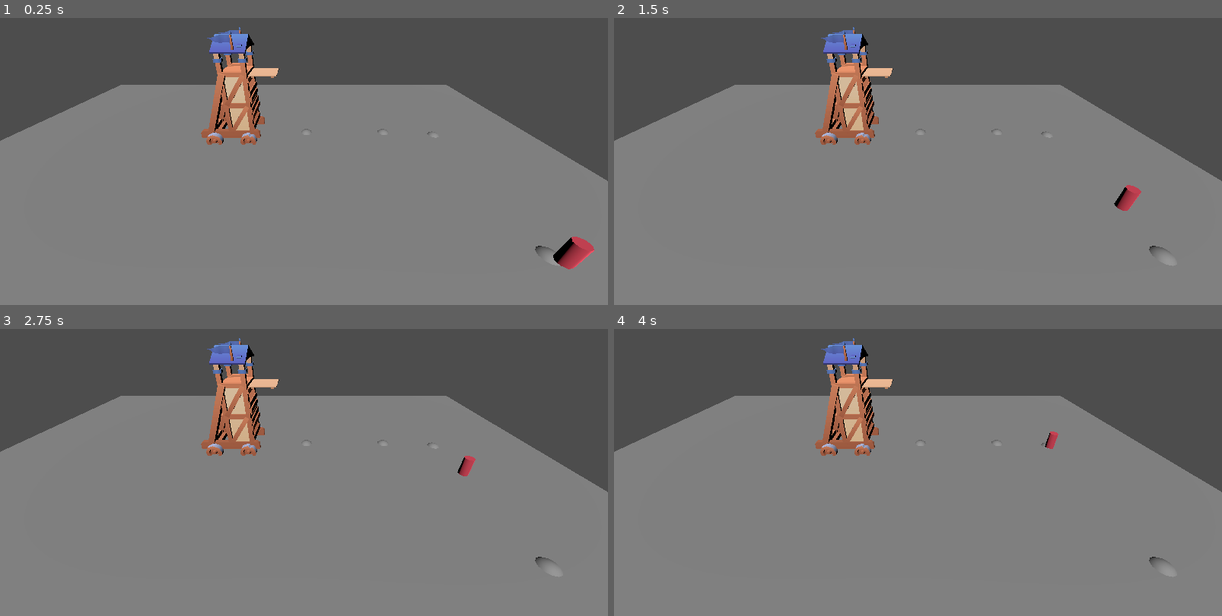
Above: before the commit, frames 1-4 (two rows, left to right).
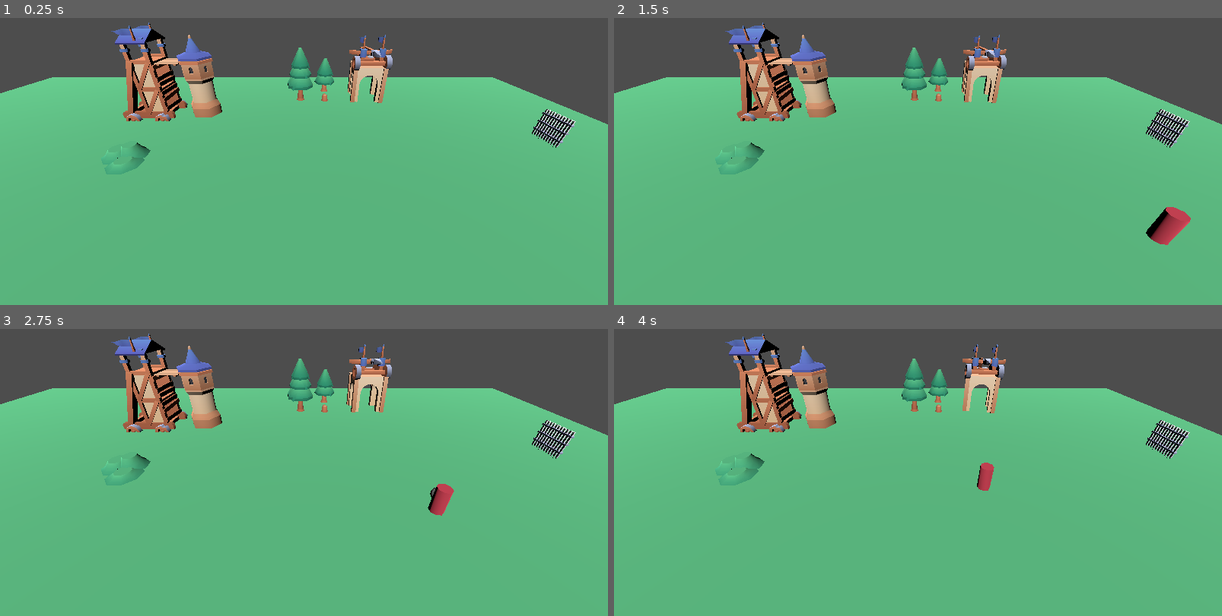
Above: after the commit, the same moments.

Repository: Kyn21kx/GMTK-2025
Game: Godot game, scene res://main.tscn
Two runs of this game, one before a commit and one after it. Both use one fixed random seed, a clock stepped at 60 frames per second and the inputs below.
Inputs:
- Up to frame 1 (0.25 s): no input
- Up to frame 2 (1.5 s): no input
- Up to frame 3 (2.75 s): no input
- Up to frame 4 (4 s): no input

The runs differ from the first frame. In frame 1, 81% of the frame differs, in the area x 0-100%, y 1-100%; in frame 2, 81%; in frame 3, 81%; in frame 4, 81%.

Commit message:
Add a turret

Diff:
--- a/main.tscn
+++ b/main.tscn
@@ -1,17 +1,13 @@
-[gd_scene load_steps=8 format=3 uid="uid://dkrek85drmrcm"]
+[gd_scene load_steps=7 format=3 uid="uid://dkrek85drmrcm"]
 
 [ext_resource type="Script" uid="uid://cpoq0jx7ynmx4" path="res://scripts/beat_manager.gd" id="1_ig7tw"]
 [ext_resource type="Script" uid="uid://cvwfp2oi3vfgt" path="res://scripts/tower_commands.gd" id="2_0xm2m"]
 [ext_resource type="PackedScene" uid="uid://ekvd4x362un0" path="res://models/kenney_castle-kit/Models/GLB format/siege-tower.glb" id="3_h2yge"]
-[ext_resource type="Material" uid="uid://d4ik1bnmnhg5v" path="res://models/kenney_castle-kit/Models/Materials/TestEnemy.tres" id="4_1bvp3"]
-[ext_resource type="Script" uid="uid://dun8xsv61o271" path="res://scripts/path_follow.gd" id="4_7mycd"]
-[ext_resource type="Script" uid="uid://bnih7bnqa04rc" path="res://scripts/damageable.gd" id="5_lquwl"]
+[ext_resource type="PackedScene" uid="uid://b1y3alau8s1yk" path="res://scenes/enemy.tscn" id="4_lquwl"]
+[ext_resource type="PackedScene" uid="uid://cmtc0ktsl0hol" path="res://scenario.tscn" id="6_7mycd"]
+[ext_resource type="PackedScene" uid="uid://bj00uy7063ljh" path="res://scenes/turret_ballista.tscn" id="7_272bh"]
 
-[sub_resource type="CylinderShape3D" id="CylinderShape3D_lquwl"]
-height = 0.4
-radius = 0.1
-
-[node name="Node3D" type="Node3D"]
+[node name="Main" type="Node3D"]
 
 [node name="BeatManager" type="Node" parent="."]
 script = ExtResource("1_ig7tw")
@@ -26,13 +22,13 @@
 use_collision = true
 
 [node name="Camera3D" type="Camera3D" parent="."]
-transform = Transform3D(1, 0, 0, 0, 0.855699, 0.517475, 0, -0.517475, 0.855699, 0.862187, 3.20243, 4.26671)
+transform = Transform3D(1, 0, 0, 0, 0.855698, 0.517475, 0, -0.517475, 0.855698, 0.862187, 3.20243, 5.36622)
 
 [node name="DirectionalLight3D" type="DirectionalLight3D" parent="."]
 transform = Transform3D(0.970197, 0.241975, -0.0128731, -0.154515, 0.658702, 0.736367, 0.186662, -0.712432, 0.67646, 1.44224, 0.776473, 0.413263)
 
 [node name="siege-tower2" parent="." instance=ExtResource("3_h2yge")]
-transform = Transform3D(1, 0, 0, 0, 1, 0, 0, 0, 1, -0.736527, 0, -0.942249)
+transform = Transform3D(1, 0, 0, 0, 1, 0, 0, 0, 1, -3.45763, 0, -0.942249)
 
 [node name="CSGSphere3D" type="CSGSphere3D" parent="siege-tower2"]
 radius = 0.2
@@ -53,18 +49,12 @@
 transform = Transform3D(1, 0, 0, 0, 1, 0, 0, 0, 1, 5.03892, 0, 3.41285)
 radius = 0.2
 
-[node name="Enemy" type="CharacterBody3D" parent="." node_paths=PackedStringArray("_waypoint_parent", "_visuals")]
-transform = Transform3D(1, 0, 0, 0, 1, 0, 0, 0, 1, 4.30349, 0.424428, 2.643)
-script = ExtResource("4_7mycd")
+[node name="Enemy" parent="." node_paths=PackedStringArray("_waypoint_parent") instance=ExtResource("4_lquwl")]
+transform = Transform3D(1, 0, 0, 0, 1, 0, 0, 0, 1, 4.36675, 1.06593, 4.24115)
 _waypoint_parent = NodePath("../siege-tower2")
-_visuals = NodePath("EnemyTest")
 
-[node name="EnemyTest" type="CSGCylinder3D" parent="Enemy"]
-transform = Transform3D(0.2, 0, 0, 0, 0.2, 0, 0, 0, 0.2, 0, 0, 0)
-material_override = ExtResource("4_1bvp3")
+[node name="TurretBallista" parent="." instance=ExtResource("7_272bh")]
+transform = Transform3D(-0.997168, 0, 0.075205, 0, 1, 0, -0.075205, 0, -0.997168, 2.74007, 0.590283, -1.24382)
 
-[node name="Damageable" type="Node" parent="Enemy/EnemyTest"]
-script = ExtResource("5_lquwl")
-
-[node name="CollisionShape3D" type="CollisionShape3D" parent="Enemy"]
-shape = SubResource("CylinderShape3D_lquwl")
+[node name="Scenario" parent="." instance=ExtResource("6_7mycd")]
+transform = Transform3D(1, 0, 0, 0, 1, 0, 0, 0, 1, -1.16527, 0.0718123, 4.6856)
--- a/scenario.tscn
+++ b/scenario.tscn
@@ -7,7 +7,6 @@
 [ext_resource type="PackedScene" uid="uid://cqegsy0jt1x5k" path="res://models/kenney_castle-kit/Models/GLB format/metal-gate.glb" id="5_vlxiu"]
 [ext_resource type="PackedScene" uid="uid://bheptiaeqp1ae" path="res://models/kenney_castle-kit/Models/GLB format/rocks-large.glb" id="6_jvpr7"]
 [ext_resource type="PackedScene" uid="uid://cc12fit2e3oe8" path="res://models/kenney_castle-kit/Models/GLB format/rocks-small.glb" id="7_bvkh7"]
-[ext_resource type="PackedScene" uid="uid://d3goiofbq1y77" path="res://models/kenney_castle-kit/Models/GLB format/siege-ballista.glb" id="8_kcrnp"]
 [ext_resource type="PackedScene" uid="uid://ch13edksouxk0" path="res://models/kenney_castle-kit/Models/GLB format/tower-hexagon-base.glb" id="9_8rdjq"]
 [ext_resource type="PackedScene" uid="uid://c0noq3qd10qex" path="res://models/kenney_castle-kit/Models/GLB format/tower-hexagon-mid.glb" id="10_4mdkb"]
 [ext_resource type="PackedScene" uid="uid://bqgr6ice4cinc" path="res://models/kenney_castle-kit/Models/GLB format/tower-hexagon-roof-secondary.glb" id="11_d5q3b"]
@@ -67,9 +66,6 @@
 [node name="rocks-small4" parent="." instance=ExtResource("7_bvkh7")]
 transform = Transform3D(0.108121, 0, -0.994138, 0, 1, 0, 0.994138, 0, 0.108121, 4.40994, 0.126819, 4.38157)
 
-[node name="siege-ballista2" parent="." instance=ExtResource("8_kcrnp")]
-transform = Transform3D(1, 0, 0, 0, 1, 0, 0, 0, 1, -0.630556, 0.126819, 3.09104)
-
 [node name="Tower" type="Node3D" parent="."]
 transform = Transform3D(1, 0, 0, 0, 1, 0, 0, 0, 1, -0.970309, 0.133521, -5.62676)
 
--- /dev/null
+++ b/scenes/enemy.tscn
@@ -0,0 +1,23 @@
+[gd_scene load_steps=5 format=3 uid="uid://b1y3alau8s1yk"]
+
+[ext_resource type="Script" uid="uid://dun8xsv61o271" path="res://scripts/path_follow.gd" id="1_4ra3w"]
+[ext_resource type="Material" uid="uid://d4ik1bnmnhg5v" path="res://models/kenney_castle-kit/Models/Materials/TestEnemy.tres" id="2_5uy6h"]
+[ext_resource type="Script" uid="uid://bnih7bnqa04rc" path="res://scripts/damageable.gd" id="3_c4w8v"]
+
+[sub_resource type="CylinderShape3D" id="CylinderShape3D_lquwl"]
+height = 0.4
+radius = 0.1
+
+[node name="Enemy" type="CharacterBody3D" node_paths=PackedStringArray("_visuals") groups=["enemies"]]
+script = ExtResource("1_4ra3w")
+_visuals = NodePath("EnemyTest")
+
+[node name="Damageable" type="Node" parent="."]
+script = ExtResource("3_c4w8v")
+
+[node name="EnemyTest" type="CSGCylinder3D" parent="."]
+transform = Transform3D(0.2, 0, 0, 0, 0.2, 0, 0, 0, 0.2, 0, 0, 0)
+material_override = ExtResource("2_5uy6h")
+
+[node name="CollisionShape3D" type="CollisionShape3D" parent="."]
+shape = SubResource("CylinderShape3D_lquwl")
--- /dev/null
+++ b/scenes/projectil.tscn
@@ -0,0 +1,21 @@
+[gd_scene load_steps=4 format=3 uid="uid://sucn46hw8pud"]
+
+[ext_resource type="Script" uid="uid://c6nkagrmx6to3" path="res://scripts/projectile.gd" id="1_ad3ug"]
+
+[sub_resource type="SphereMesh" id="SphereMesh_j1gks"]
+radius = 0.1
+height = 0.2
+
+[sub_resource type="SphereShape3D" id="SphereShape3D_ad3ug"]
+radius = 0.1
+
+[node name="Projectil" type="Area3D"]
+script = ExtResource("1_ad3ug")
+
+[node name="MeshInstance3D" type="MeshInstance3D" parent="."]
+mesh = SubResource("SphereMesh_j1gks")
+
+[node name="CollisionShape3D" type="CollisionShape3D" parent="."]
+shape = SubResource("SphereShape3D_ad3ug")
+
+[connection signal="body_entered" from="." to="." method="_on_body_entered"]
--- /dev/null
+++ b/scenes/turret_ballista.tscn
@@ -0,0 +1,30 @@
+[gd_scene load_steps=5 format=3 uid="uid://bj00uy7063ljh"]
+
+[ext_resource type="Script" uid="uid://byqsujql5daa1" path="res://scripts/turret.gd" id="1_322ig"]
+[ext_resource type="PackedScene" uid="uid://cxcrut7llfqxe" path="res://models/kenney_castle-kit/Models/GLB format/tower-square-arch.glb" id="1_fdian"]
+[ext_resource type="PackedScene" uid="uid://d3goiofbq1y77" path="res://models/kenney_castle-kit/Models/GLB format/siege-ballista.glb" id="2_5hpuh"]
+
+[sub_resource type="SphereShape3D" id="SphereShape3D_5hpuh"]
+radius = 5.0
+
+[node name="TurretBallista" type="Node3D" node_paths=PackedStringArray("cooldown_timer", "detection_area", "muzzle")]
+script = ExtResource("1_322ig")
+cooldown_timer = NodePath("CooldownTimer")
+detection_area = NodePath("DetectionArea")
+muzzle = NodePath("Muzzle")
+
+[node name="tower-square-arch2" parent="." instance=ExtResource("1_fdian")]
+
+[node name="siege-ballista2" parent="." instance=ExtResource("2_5hpuh")]
+transform = Transform3D(-0.136839, 0, 0.990593, 0, 1, 0, -0.990593, 0, -0.136839, 0.0510823, 0.922338, 0.0778975)
+
+[node name="DetectionArea" type="Area3D" parent="."]
+
+[node name="CollisionShape3D" type="CollisionShape3D" parent="DetectionArea"]
+shape = SubResource("SphereShape3D_5hpuh")
+
+[node name="Muzzle" type="Marker3D" parent="."]
+transform = Transform3D(1, 0, 0, 0, 1, 0, 0, 0, 1, -0.0565987, 1.34668, -0.955389)
+
+[node name="CooldownTimer" type="Timer" parent="."]
+unique_name_in_owner = true
--- a/scripts/damageable.gd
+++ b/scripts/damageable.gd
@@ -2,9 +2,9 @@
 extends Node
 
 @export
-var _health: int = 100
+var _health: float = 100
 
-func damage(amount: int):
+func damage(amount: float):
 	_health -= amount
 	if (_health <= 0):
 		die()
--- /dev/null
+++ b/scripts/projectile.gd
@@ -0,0 +1,28 @@
+class_name GJProjectile
+extends Area3D
+
+@export var damage: float = 25.0
+@export var speed: float = 20.0
+
+var target: Node3D = null
+
+
+func _physics_process(delta):
+	if not is_instance_valid(target):
+		queue_free()
+		return
+
+	var direction = global_position.direction_to(target.global_position)
+	global_position += direction * speed * delta
+
+
+func _on_body_entered(body: Node3D):
+	if body == target:
+		var damageable: Damageable = body.get_node_or_null("Damageable") as Damageable
+		if not damageable:
+			printerr("Enemy: %s has not a damageable component" %body.get_parent().name)
+			return
+
+		damageable.damage(damage)
+
+	queue_free()
--- /dev/null
+++ b/scripts/turret.gd
@@ -0,0 +1,67 @@
+class_name GJTurret
+extends Node3D
+
+const PROJECTILE_SCENE = preload("res://scenes/projectil.tscn")
+
+@export var damage: float = 25.0
+@export var cooldown_timer: Timer
+@export var detection_area: Area3D
+@export var muzzle: Marker3D
+
+var enemies_in_range: Array = []
+var target: Node3D = null
+var can_shoot: bool = true
+
+
+func _ready():
+	detection_area.body_entered.connect(_on_detection_area_body_entered)
+	detection_area.body_exited.connect(_on_detection_area_body_exited)
+	cooldown_timer.timeout.connect(_on_cooldown_timer_timeout)
+
+
+func _on_detection_area_body_entered(body):
+	if body.is_in_group("enemies"):
+		enemies_in_range.append(body)
+
+
+func _on_detection_area_body_exited(body):
+	enemies_in_range.erase(body)
+	if target == body:
+		target = null
+		find_new_target()
+
+
+func _process(delta):
+	if target == null and not enemies_in_range.is_empty():
+		find_new_target()
+
+	if target:
+		look_at(target.global_position)
+		if can_shoot:
+			shoot()
+
+
+func find_new_target():
+	enemies_in_range = enemies_in_range.filter(func(e): return is_instance_valid(e))
+	if not enemies_in_range.is_empty():
+		target = enemies_in_range[0]
+	else:
+		target = null
+
+
+func shoot():
+	if not is_instance_valid(target):
+		find_new_target()
+		return
+
+	var projectile: GJProjectile = PROJECTILE_SCENE.instantiate()
+	projectile.target = target
+	projectile.damage = self.damage
+	get_tree().root.add_child(projectile)
+	projectile.global_position = muzzle.global_position
+	can_shoot = false
+	cooldown_timer.start()
+
+
+func _on_cooldown_timer_timeout():
+	can_shoot = true
Not shown: 1 places in scenario.tscn that only renumber resources
Not shown, added: scripts/projectile.gd.uid
Not shown, added: scripts/turret.gd.uid
